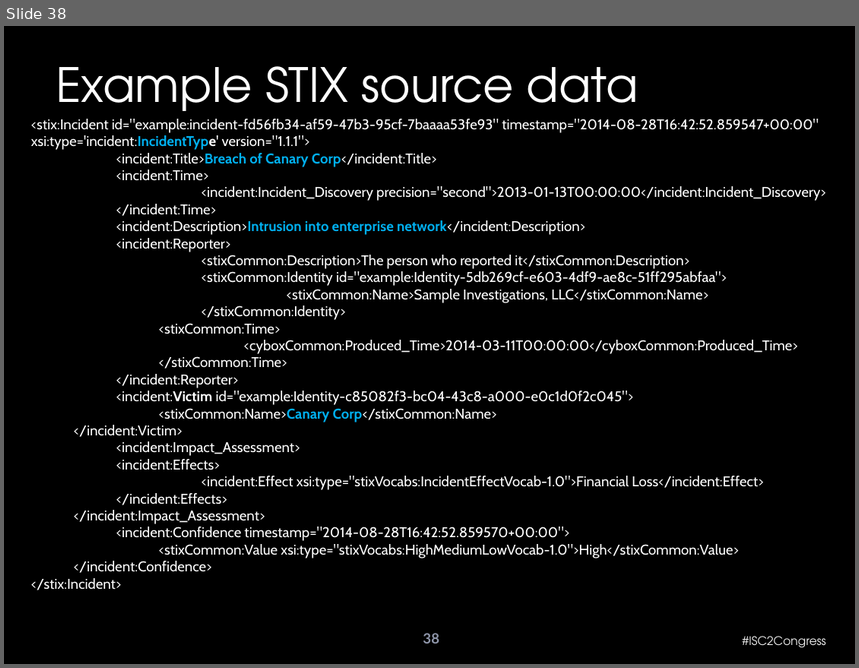
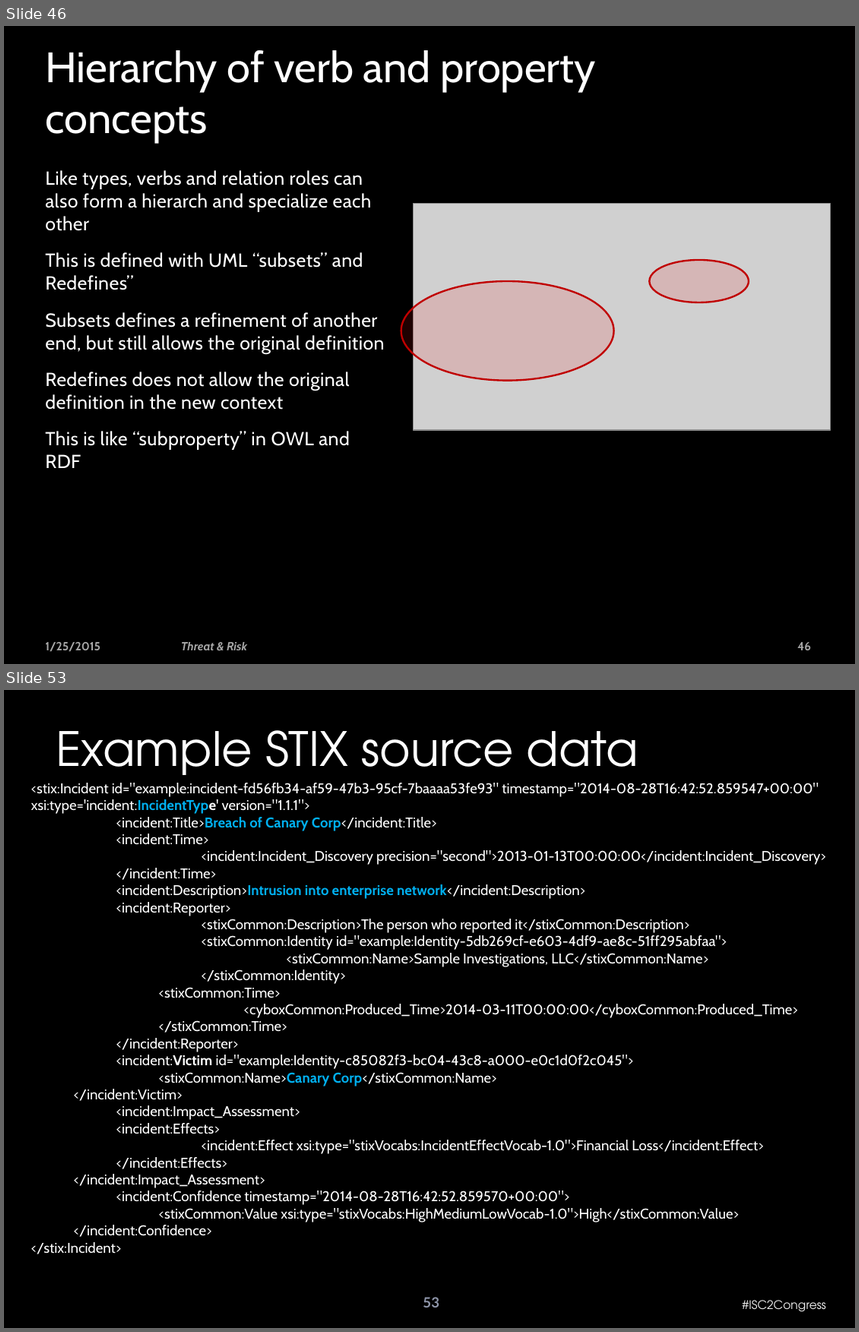
Before and after one commit to omg-threat-modeling/phase1, a slide deck: Team/Threat-risk - face-face.pptx. Shown one above the other, each under a label of ours: slide 38 before the commit, slides 46 and 53 after it; the slides between them are not shown. The pictures are 859x668 and 859x1332 pixels, drawn with LibreOffice and Linux fonts; fonts in the diff are those of the drawing; grey boxes stand for pictures; background and template pictures are left out. Boxes give left, top, right and bottom in pixels: in the first picture for what was removed or moved away, otherwise in the second. Text is boxed around its words. In the diff, an @@ line names an element or a change of style, - is before the commit and + after.

```diff
--- a/Team/Threat-risk - face-face.pptx
+++ b/Team/Threat-risk - face-face.pptx
@@ slide 46 added at box(4, 26, 855, 664), background picture (left out) @@
@@ rectangle added at box(4, 26, 855, 664), fill #000000 at 50% opacity @@
@@ title added at box(45, 50, 596, 143), 36 pt, text #FFFFFF @@
+Hierarchy of verb and property concepts
@@ text added at box(45, 170, 384, 468), 16 pt, text #FFFFFF @@
+Like types, verbs and relation roles can also form a hierarch and specialize each other
+This is defined with UML “subsets” and Redefines”
+Subsets defines a refinement of another end, but still allows the original definition
+Redefines does not allow the original definition in the new context
+This is like “subproperty” in OWL and RDF
@@ picture added at box(414, 203, 831, 430) @@
@@ ellipse added at box(649, 260, 749, 303), fill #FF0000 at 12% opacity, outline #C00000 1.5 pt @@
@@ ellipse added at box(401, 281, 614, 381), fill #FF0000 at 12% opacity, outline #C00000 1.5 pt @@
@@ text added at box(45, 642, 101, 652), 10 pt, text #FFFFFF at 65% opacity, bold @@
+1/25/2015
@@ text added at box(181, 642, 247, 651), 10 pt, text #FFFFFF at 65% opacity, bold, italic @@
+Threat & Risk
@@ page number added at box(797, 642, 811, 651), 10 pt, text #FFFFFF at 65% opacity, bold @@
+46
@@ what was slide 38 is now slide 53 @@
@@ page number at box(423, 1297, 439, 1308): text changed @@
-38
+53
```
Also in this commit, not shown: 37 slides changed, 15 other slides added, 1 slide removed, 5 other files.
